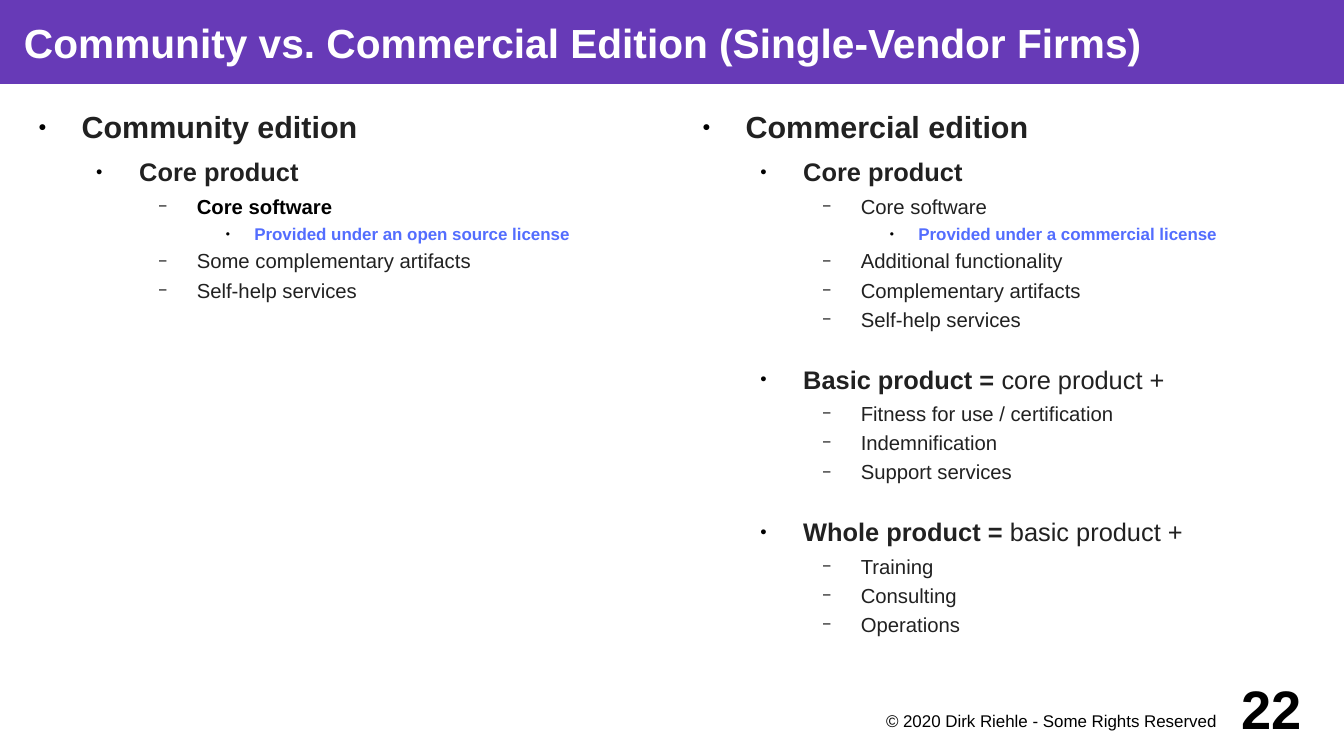
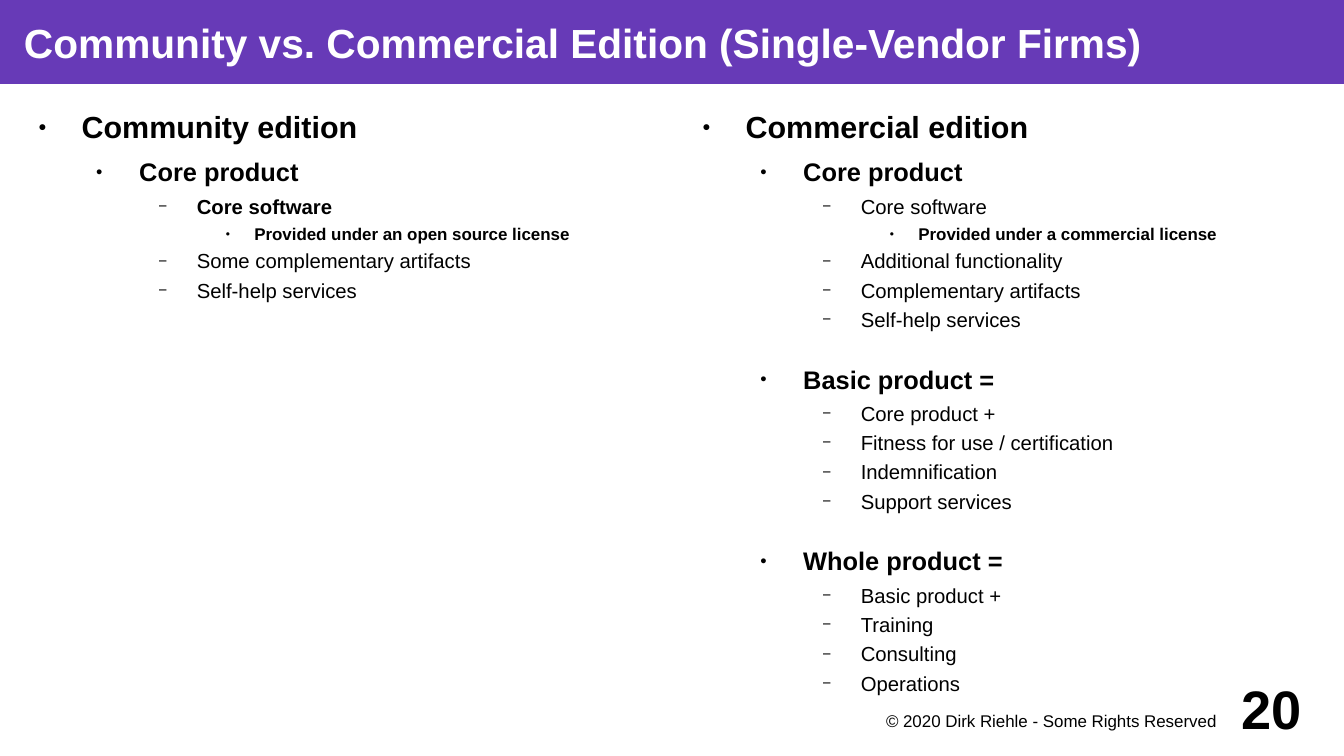
Before and after one commit to dirkriehle/coss-course, a slide deck: slide 20 of Lecture slides/COSS C03 - Commercial Open Source.odp (slide 22 before the commit). Drawn at 1344x756 pixels with LibreOffice and Linux fonts; fonts in the diff are those of the drawing. Boxes give left, top, right and bottom in pixels: in the first picture for what was removed or moved away, otherwise in the second. Text is boxed around its words. In the diff, an @@ line names an element or a change of style, - is before the commit and + after.

Commit message:
Post-talk fixes do C03 Commercial Open Source

```diff
--- a/Lecture slides/COSS C03 - Commercial Open Source.odp
+++ b/Lecture slides/COSS C03 - Commercial Open Source.odp
@@ text at <box>82,116,569,303</box>: text colour #212121 to #000000 in "Community edition", "Core product", "Some complementary artifacts", "Self-help services"; text colour #536DFE to #000000 in "Provided under an open source license" @@
@@ text at <box>746,116,1114,666</box>: text colour #212121 to #000000 in "Commercial edition", "Core product", "Core software", "Additional functionality" and 8 more places; text colour #536DFE to #000000 in "Provided under a commercial license" @@
@@ text at <box>803,370,978,426</box>: text changed; text colour #212121 to #000000 @@
-  ● Basic product = core product +
+  ● Basic product =
+    − Core product +
@@ text at <box>803,551,984,608</box>: text changed; text colour #212121 to #000000 @@
-  ● Whole product = basic product +
+  ● Whole product =
+    − Basic product +
@@ page number at <box>1242,691,1302,730</box>: text changed @@
-22
+20
```
Also in this commit, not shown: 20 other slides changed, 3 slides removed, 2 other files.
